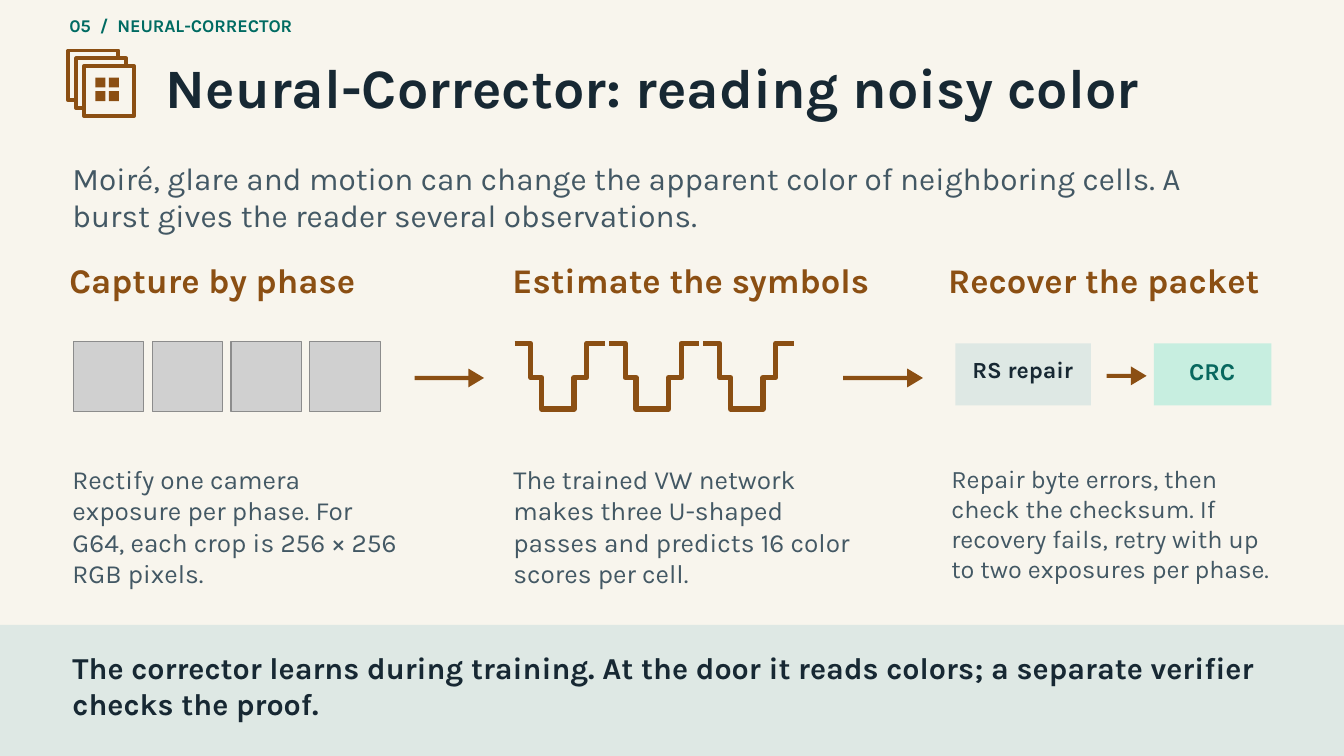
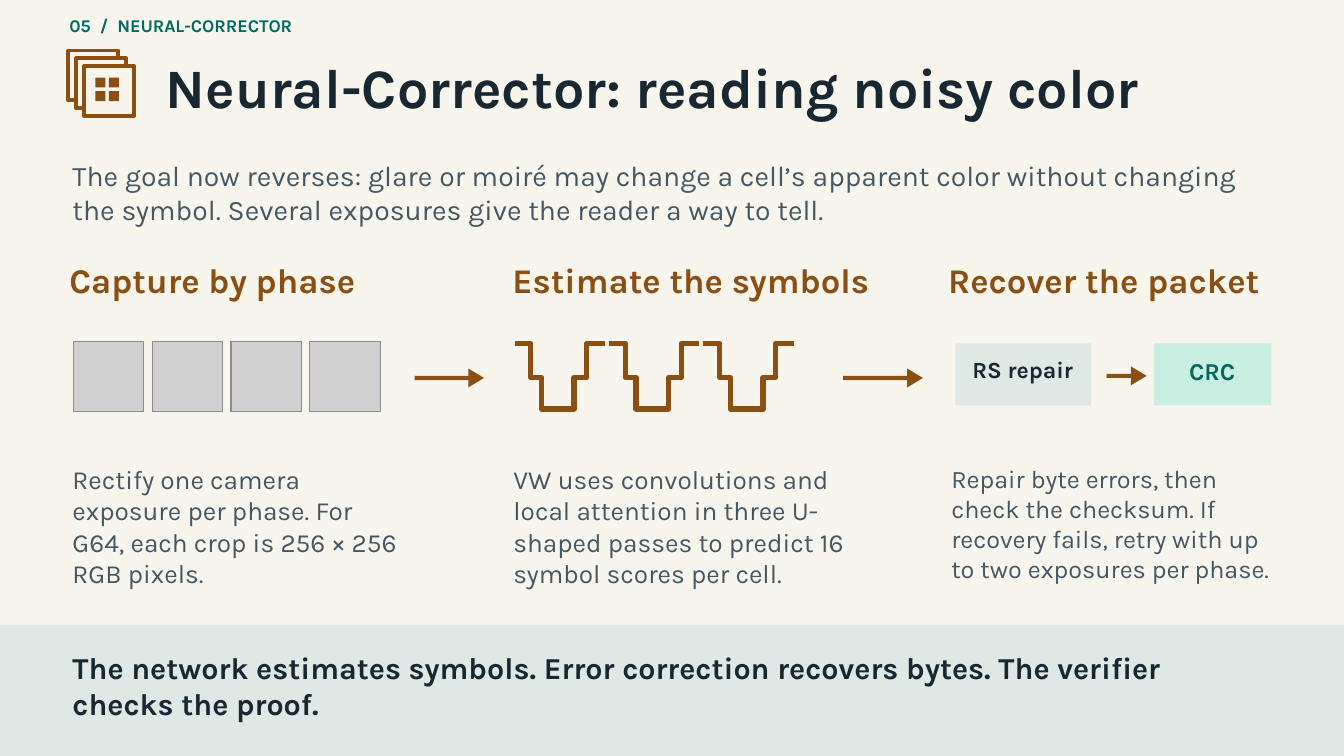
Before and after one commit to magnux/neural_cryptography, a slide deck: slide 20 of docs/presentation/neural-cryptography.pptx. Drawn at 1344x756 pixels with LibreOffice and Linux fonts; fonts in the diff are those of the drawing; grey boxes stand for pictures. Boxes give left, top, right and bottom in pixels: in the first picture for what was removed or moved away, otherwise in the second. Text is boxed around its words. In the diff, an @@ line names an element or a change of style, - is before the commit and + after.

Commit message:
Explain how the key and optical corrector need different neural architectures

```diff
--- a/docs/presentation/neural-cryptography.pptx
+++ b/docs/presentation/neural-cryptography.pptx
@@ text at (72,164,1236,227): text changed; size 22.5 to 20.2 pt @@
-Moiré, glare and motion can change the apparent color of neighboring cells. A burst gives the reader several observations.
+The goal now reverses: glare or moiré may change a cell’s apparent color without changing the symbol. Several exposures give the reader a way to tell.
@@ text at (513,471,844,590): text changed @@
-The trained VW network makes three U-shaped passes and predicts 16 color scores per cell.
+VW uses convolutions and local attention in three U-shaped passes to predict 16 symbol scores per cell.
@@ text at (72,657,1160,722): text changed @@
-The corrector learns during training. At the door it reads colors; a separate verifier checks the proof.
+The network estimates symbols. Error correction recovers bytes. The verifier checks the proof.
```
Also in this commit, not shown: 27 other slides changed, 1 other file.
